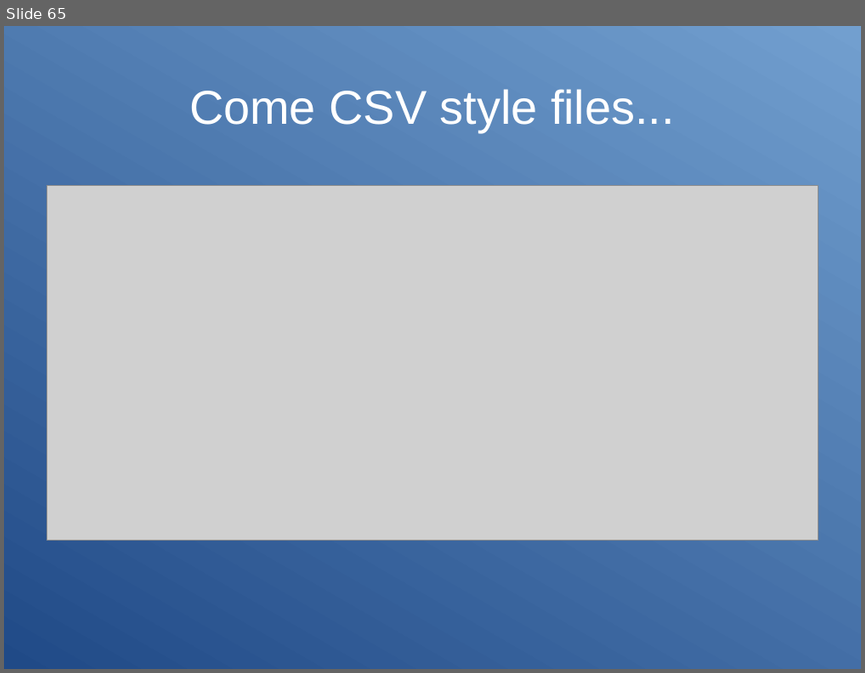
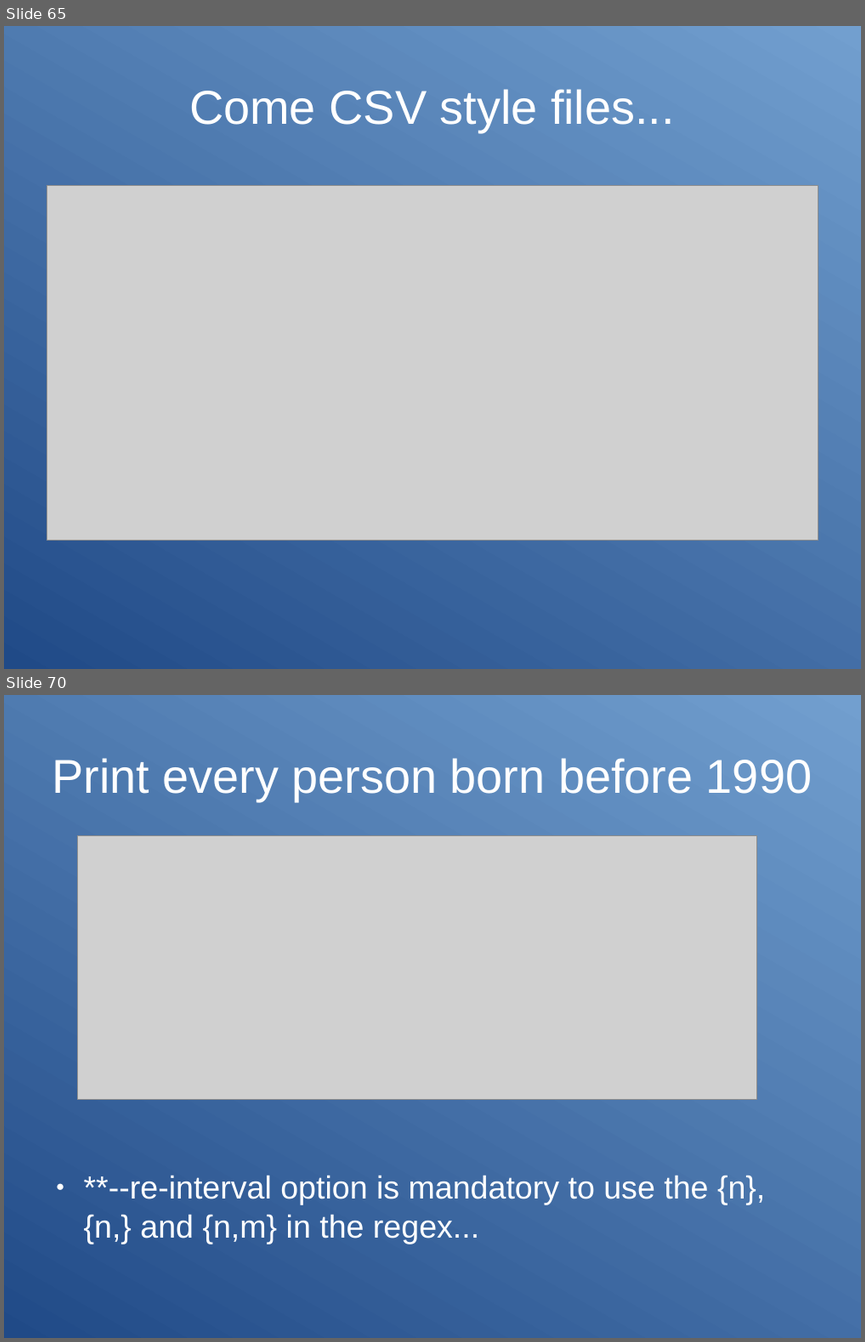
Before and after one commit to Clibre/An-introduction-to-bash, a slide deck: presentation.odp. Shown one above the other, each under a label of ours: slide 65 before the commit, slides 65 and 70 after it; the slides between them are not shown. The pictures are 865x673 and 865x1342 pixels, drawn with LibreOffice and Linux fonts; fonts in the diff are those of the drawing; grey boxes stand for pictures. Boxes give left, top, right and bottom in pixels: in the first picture for what was removed or moved away, otherwise in the second. Text is boxed around its words. In the diff, an @@ line names an element or a change of style, - is before the commit and + after.

```diff
--- a/presentation.odp
+++ b/presentation.odp
@@ slide 70 added at (4, 695, 861, 1338), background gradient #204A87 to #729FCF @@
@@ title added at (52, 758, 812, 801), 44 pt, text #FFFFFF @@
+Print every person born before 1990
@@ picture added at (77, 836, 756, 1100) @@
@@ text added at (84, 1174, 765, 1243), 29.6 pt, text #FFFFFF @@
+● **--re-interval option is mandatory to use the {n}, {n,} and {n,m} in the regex...
```
Also in this commit, not shown: 2 slides changed, 3 other slides added, 3 other files.
